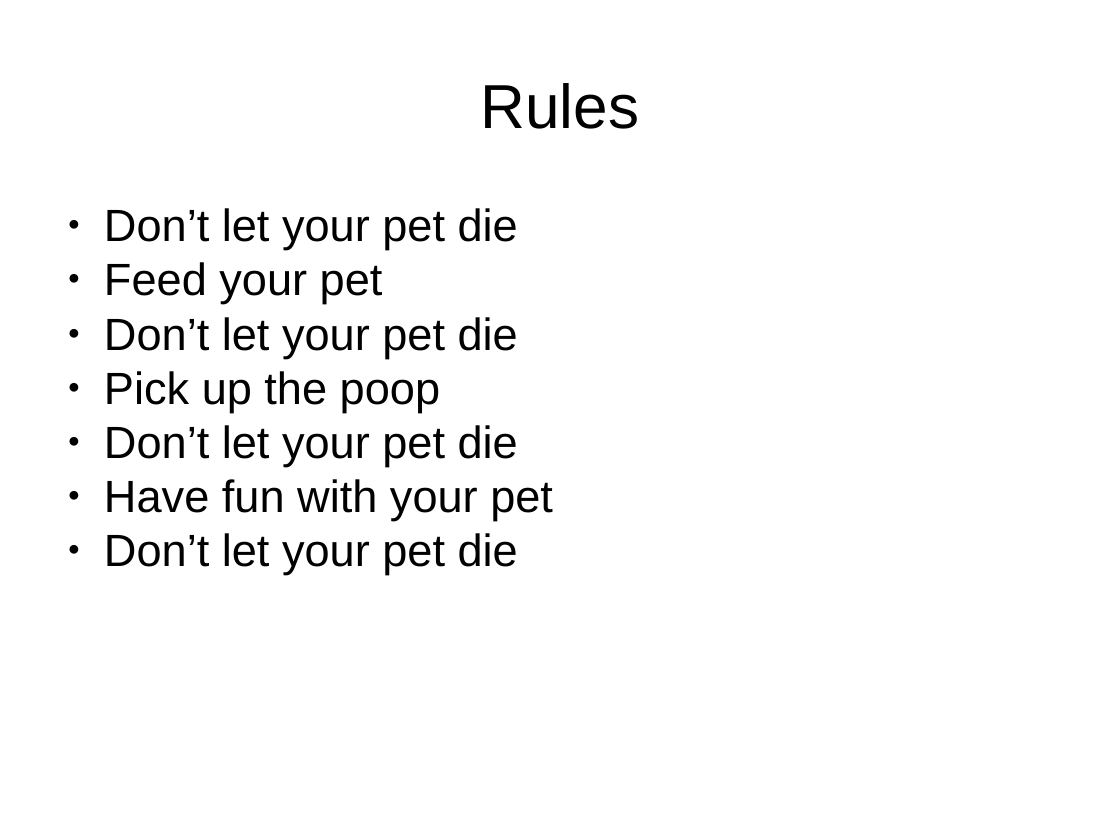
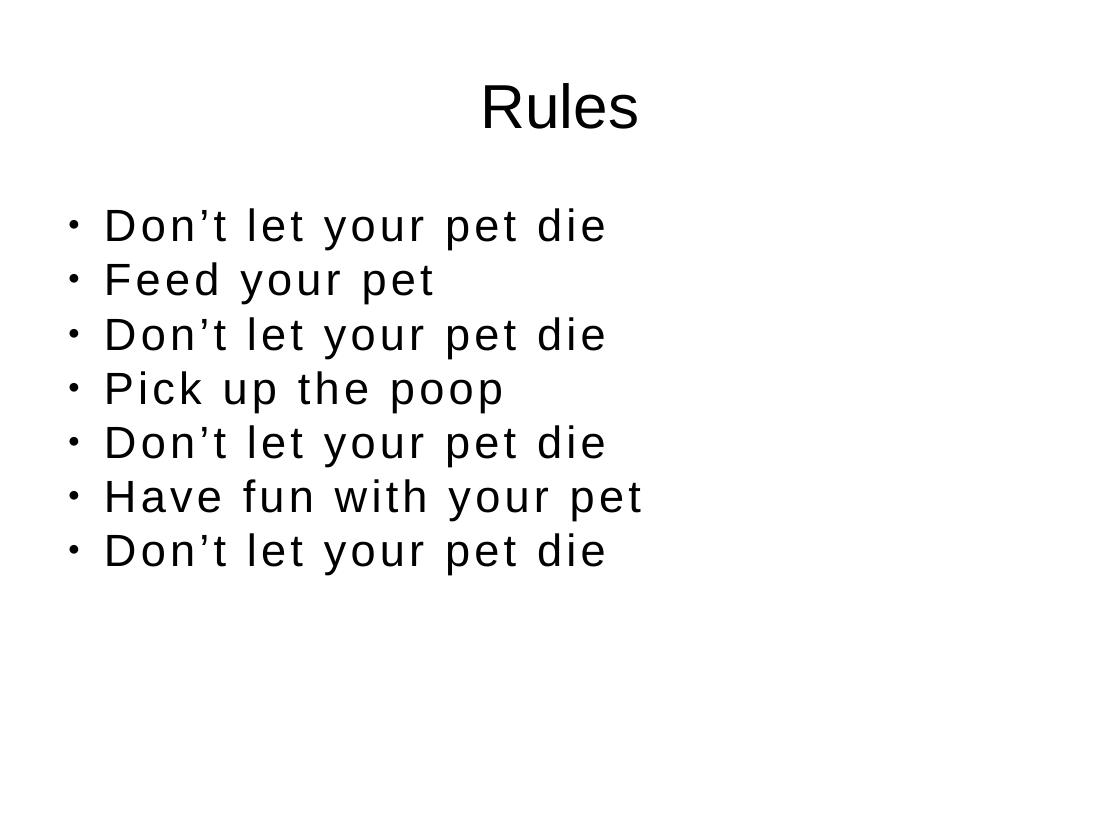
Before and after one commit to WDI-SEA/u1-project-game, a slide deck: slide 2 of tamagothchi_ppt.pptx. Drawn at 1120x840 pixels with LibreOffice and Linux fonts; fonts in the diff are those of the drawing. Boxes give left, top, right and bottom in pixels: in the first picture for what was removed or moved away, otherwise in the second. Text is boxed around its words. In the diff, an @@ line names an element or a change of style, - is before the commit and + after.

Commit message:
fixed a few minor things, ppt done

```diff
--- a/tamagothchi_ppt.pptx
+++ b/tamagothchi_ppt.pptx
@@ text "Don’t let your pet die" at [104,208,641,575]: letter spacing 0 to 3 pt @@
```
Also in this commit, not shown: 5 slides added, 2 slides removed, 2 other files.
